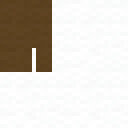
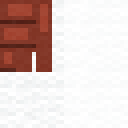
Two versions of the same layered image (128×128). Layer-by-layer changes:
"Ebene 1": opacity 14% → 25%, painted on it over [left=0, top=0, right=64, bottom=128]
painted on "Ebene 0" over [left=0, top=0, right=64, bottom=128]
